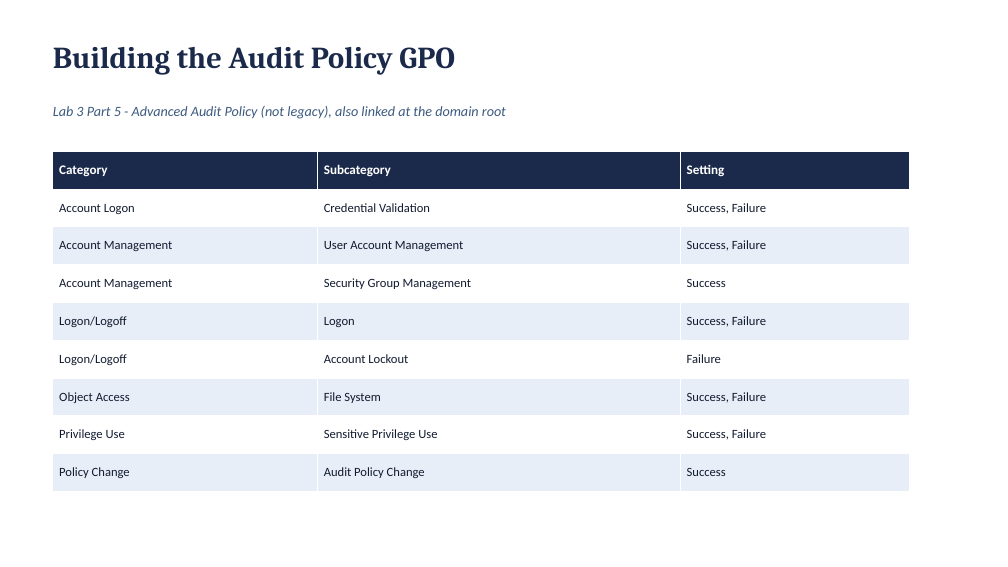
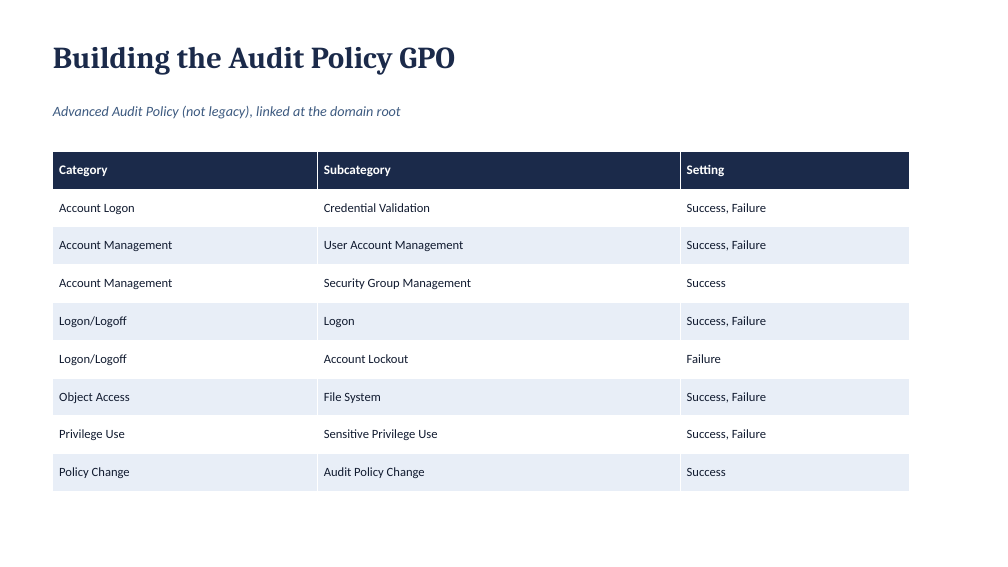
Before and after one commit to BYU-CYBER-444/byu-cyber-444.github.io, a slide deck: slide 31 of lectures/CYBER444_Week03_Windows_Server_Administration.pptx (slide 21 before the commit). Drawn at 1008x567 pixels with LibreOffice and Linux fonts; fonts in the diff are those of the drawing. Boxes give left, top, right and bottom in pixels: in the first picture for what was removed or moved away, otherwise in the second. Text is boxed around its words. In the diff, an @@ line names an element or a change of style, - is before the commit and + after.

```diff
--- a/lectures/CYBER444_Week03_Windows_Server_Administration.pptx
+++ b/lectures/CYBER444_Week03_Windows_Server_Administration.pptx
@@ text at box(53, 106, 401, 119): text changed @@
-Lab 3 Part 5 - Advanced Audit Policy (not legacy), also linked at the domain root
+Advanced Audit Policy (not legacy), linked at the domain root
```
Also in this commit, not shown: 14 other slides changed, 15 slides added, 1 slide removed, 2 other files.
